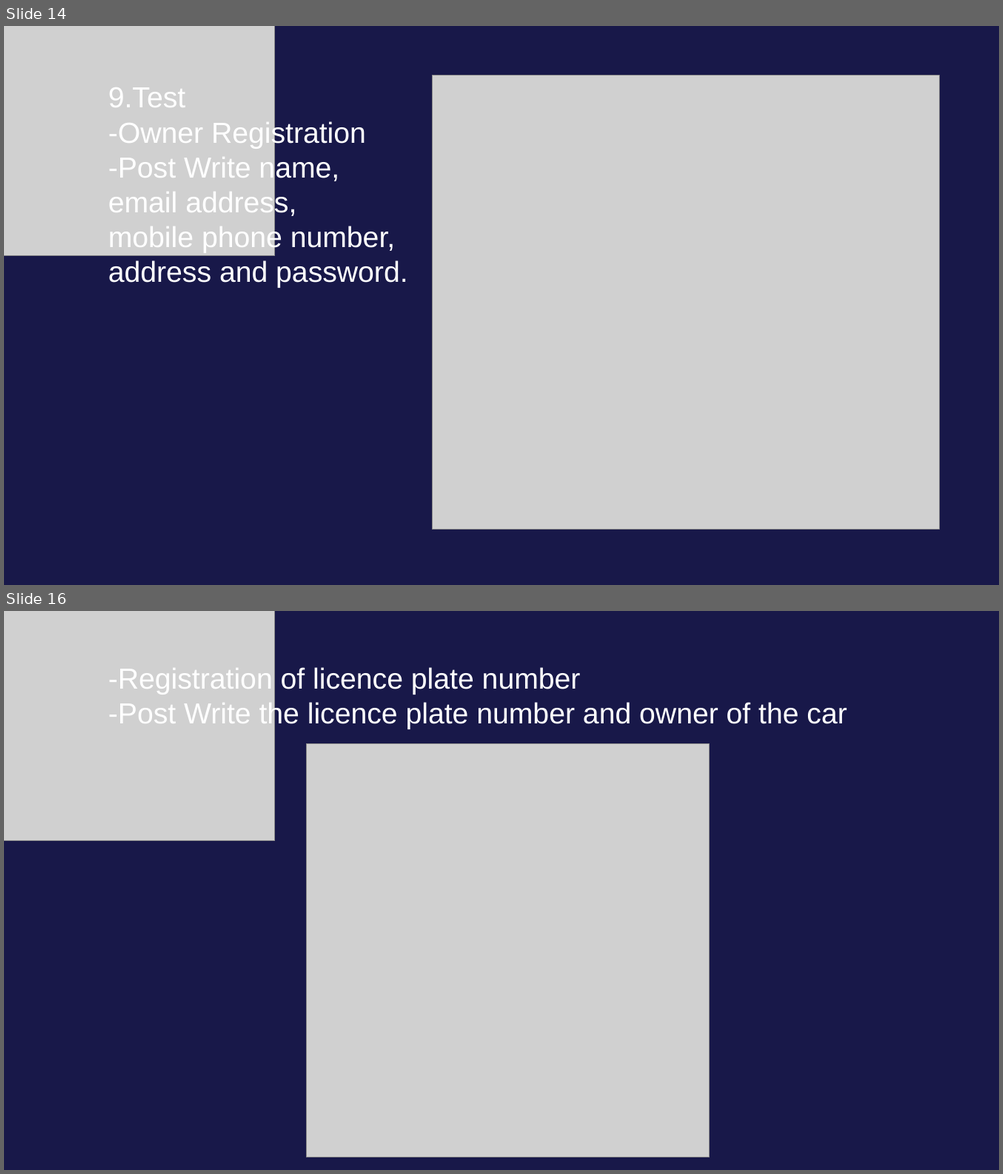
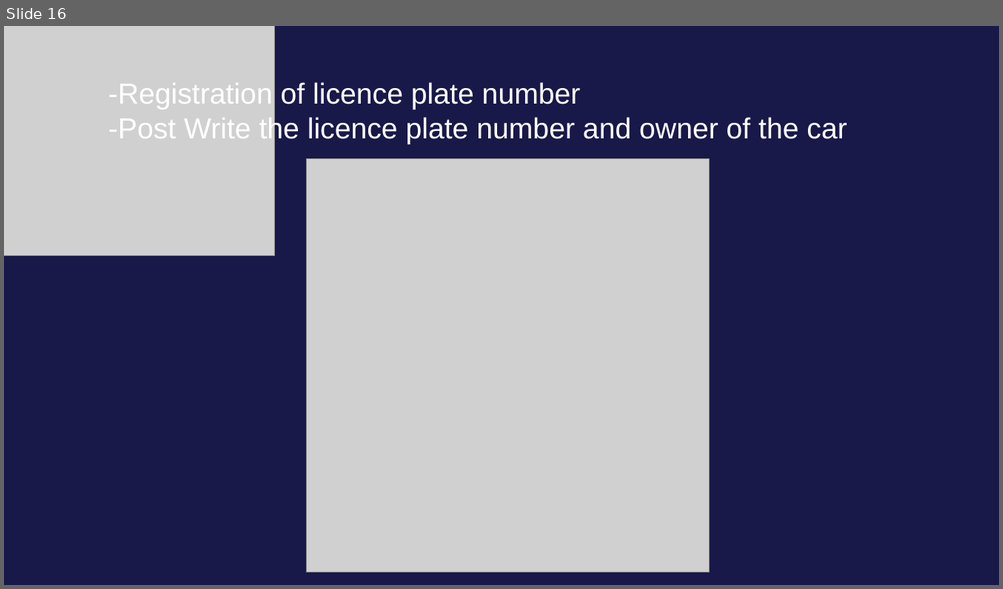
Before and after one commit to LZPMPC005L/Vehicle-management, a slide deck: Vehicle management.pptx. Shown one above the other, each under a label of ours: slides 14 and 16 before the commit, slide 16 after it; the slides between them are not shown. The pictures are 1003x1174 and 1003x589 pixels, drawn with LibreOffice and Linux fonts; fonts in the diff are those of the drawing; grey boxes stand for pictures. Boxes give left, top, right and bottom in pixels: in the first picture for what was removed or moved away, otherwise in the second. Text is boxed around its words. In the diff, an @@ line names an element or a change of style, - is before the commit and + after.

```diff
--- a/Vehicle management.pptx
+++ b/Vehicle management.pptx
@@ slide 14 removed at <box>4,26,999,585</box>, background #181849 @@
@@ picture removed at <box>4,26,275,256</box> @@
@@ text removed at <box>108,87,407,288</box> @@
-9.Test
--Owner Registration
--Post Write name,
-email address,
-mobile phone number,
-address and password.
@@ picture removed at <box>432,76,939,530</box> @@
```
Also in this commit, not shown: 6 slides changed, 9 slides added, 9 other slides removed, 12 other files.
